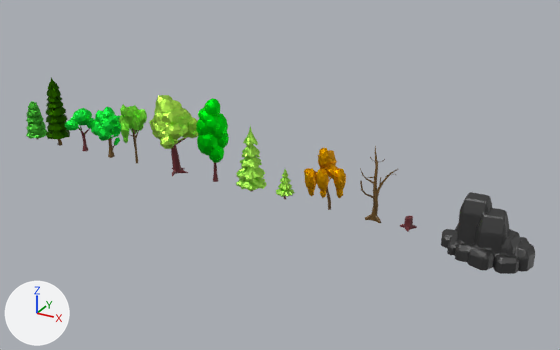
The glTF model AR-part/assets/2.glb as it was, and as the next commit left it.
Rendered twice from a camera (50 mm lens) standing at (16.65, -18.73, 10.04) and looking at (6.37, -0.04, 0.69). The axes (+X, +Y, +Z) are drawn at lower left. The lights are the same throughout. Where no turn or scale is listed for an object, it has been applied to the vertices.

The first picture shows 'Rock_1_', '_10_tree', '_11_tree', '_12_tree', '_1_tree', '_2_tree', '_3_tree', '_4_tree', '_5_tree', '_6_tree', '_7_tree', '_8_tree', '_9_tree'.
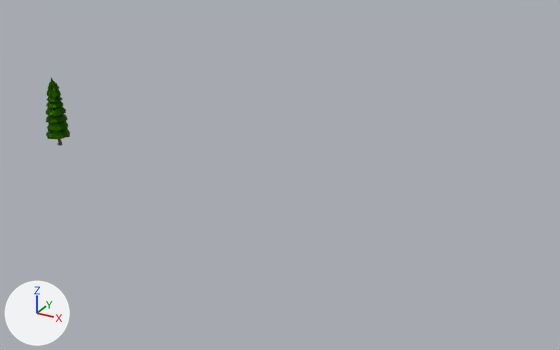
Where the change shows, as pixel boxes (x1, y1, x2, y2) in the pictures (560 x 350 px):
'Rock_1_', deleted: before (441, 192, 535, 274)
'_6_tree', deleted (green): before (149, 95, 198, 176)
'_7_tree', deleted (green): before (196, 98, 229, 182)
'_10_tree', deleted (brown): before (304, 148, 346, 210)
'_8_tree', deleted (green): before (236, 125, 267, 192)
'_4_tree', deleted: before (91, 107, 121, 158)
'_5_tree', deleted (green): before (119, 104, 147, 163)
'_1_tree', deleted (green): before (26, 101, 48, 140)
'_3_tree', deleted (green): before (65, 108, 95, 151)
'_11_tree', deleted (brown): before (360, 146, 398, 223)
'_9_tree', deleted: before (276, 169, 295, 199)
'_12_tree', deleted: before (399, 216, 417, 232)

The edits, one by one:
Object '_1_tree' (ob_1_tree) is deleted.
Object '_3_tree' (ob_3_tree) is deleted.
Object '_4_tree' (ob_4_tree) is deleted.
Object '_5_tree' (ob_5_tree) is deleted.
Object '_6_tree' (ob_6_tree) is deleted.
Object '_7_tree' (ob_7_tree) is deleted.
Object '_10_tree' (ob_10_tree) is deleted.
Object '_11_tree' (ob_11_tree) is deleted.
Object '_12_tree' (ob_12_tree) is deleted.
Object '_8_tree' (ob_8_tree) is deleted.
Object '_9_tree' (ob_9_tree) is deleted.
Object 'Rock_1_' (ob_rock_1) is deleted.
